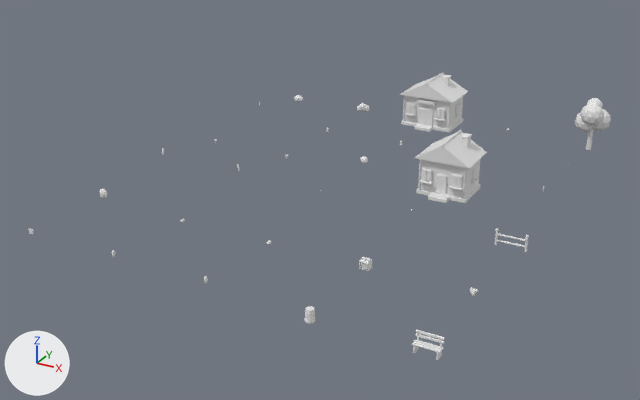
Two versions of the Blender file TinyDaysPrototype/ArtSource/TinyDays_ArtLibrary.blend, one commit apart.
Before and after are seen from a 50 mm camera at (42.0, -37.0, 25.9) aimed at (11.7, 18.1, -1.6). The lights are fixed; the arrows at lower left show +X, +Y and +Z. The older version comes first.

The first picture shows 'Fence', 'Head', 'House', 'Rock', 'Storehouse', 'Tree' and 6 more.
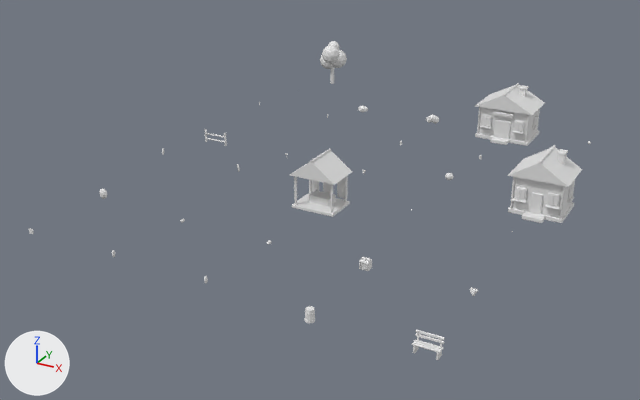
Diff of the bpy script that builds the scene:
```diff
--- a/TinyDaysPrototype/ArtSource/TinyDays_ArtLibrary.blend.py
+++ b/TinyDaysPrototype/ArtSource/TinyDays_ArtLibrary.blend.py
@@ me_cube_052_1 @@
+me_cube_052_1.from_pydata(...)  # 246 vertices, 265 faces; spans x -1.82..1.82, y -1.41..1.41, z 0.0..3.92
+# faces by material slot: [26, 104, 31, 104]
+me_cube_052_1.materials.append(mat_cream)  # white #e7e7e7
+me_cube_052_1.materials.append(mat_darkwood)  # white #e7e7e7
+me_cube_052_1.materials.append(mat_roof)  # white #e7e7e7
+me_cube_052_1.materials.append(mat_wood)  # white #e7e7e7
@@ ob_house @@
 ob_house = bpy.data.objects.new('House', me_cube_024)
-ob_house.location = (21.0, 21.0, 0.0)
+ob_house.location = (28.0, 21.0, 0.0)
@@ ob_storehouse @@
 ob_storehouse = bpy.data.objects.new('Storehouse', me_cube_049)
-ob_storehouse.location = (14.0, 35.0, 0.0)
+ob_storehouse.location = (21.0, 35.0, 0.0)
@@ ob_head @@
 ob_head = bpy.data.objects.new('Head', me_icosphere_006)
-ob_head.location = (14.0, 21.0, 1.15)
+ob_head.location = (21.0, 21.0, 1.15)
@@ ob_tree @@
 ob_tree = bpy.data.objects.new('Tree', me_icosphere_018)
-ob_tree.location = (28.0, 35.0, 0.0)
+ob_tree.location = (0.0, 42.0, 0.0)
@@ ob_fence @@
 ob_fence = bpy.data.objects.new('Fence', me_cube_053)
-ob_fence.location = (28.0, 14.0, 0.0)
+ob_fence.location = (0.0, 21.0, 0.0)
@@ ob_rock @@
 ob_rock = bpy.data.objects.new('Rock', me_icosphere_039)
-ob_rock.location = (0.0, 35.0, 0.0)
+ob_rock.location = (7.0, 35.0, 0.0)
@@ ob_expansionshed @@
+ob_expansionshed = bpy.data.objects.new('ExpansionShed', me_cube_052_1)
+ob_expansionshed.location = (14.0, 14.0, 0.0)
```

Pixel boxes (x1, y1, x2, y2) of what changed, in the pictures (640 x 400 px):
'House', moved
    before: (415, 130, 487, 203)
    after: (508, 145, 582, 223)
'Storehouse', moved
    before: (399, 72, 468, 132)
    after: (475, 83, 545, 146)
'ExpansionShed', added
    after: (290, 148, 352, 217)
    faces in mat_roof (white #e7e7e7): (290, 148, 352, 185)
    faces in mat_wood (white #e7e7e7): (309, 176, 348, 207)
    faces in mat_cream (white #e7e7e7): (292, 193, 350, 217)
    faces in mat_darkwood (white #e7e7e7): (294, 176, 347, 213)
'Tree', moved
    before: (575, 98, 611, 150)
    after: (320, 41, 347, 84)
'Fence', moved
    before: (494, 229, 529, 252)
    after: (204, 129, 227, 146)
'Rock', moved
    before: (294, 95, 303, 102)
    after: (358, 106, 368, 112)
'Head', moved
    before: (360, 156, 368, 164)
    after: (445, 173, 453, 180)
